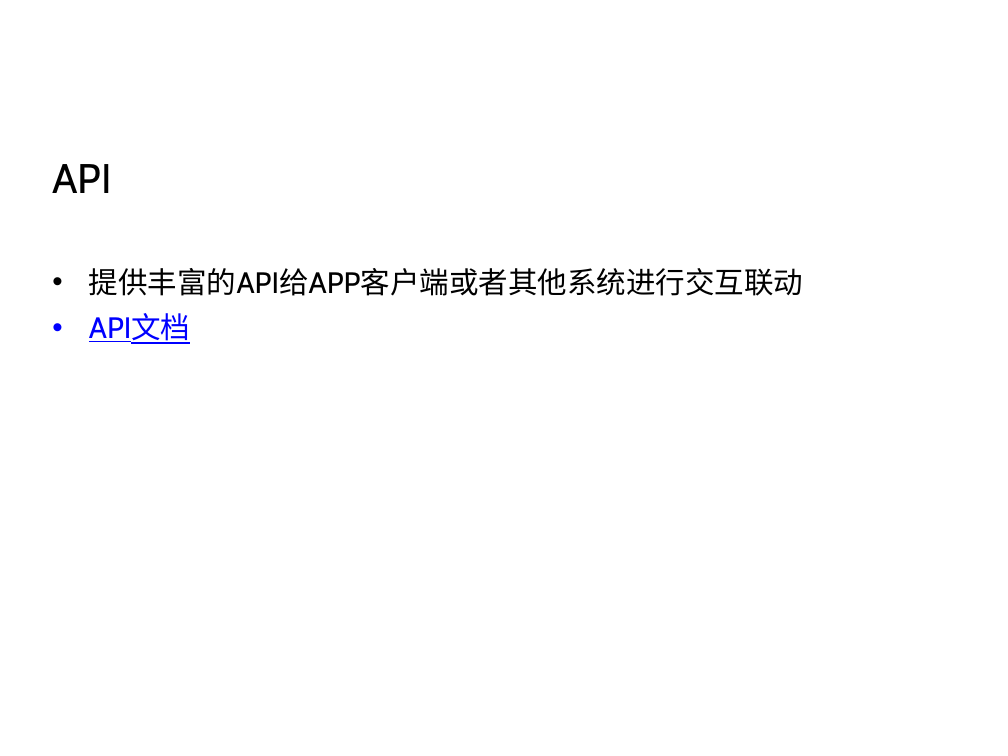
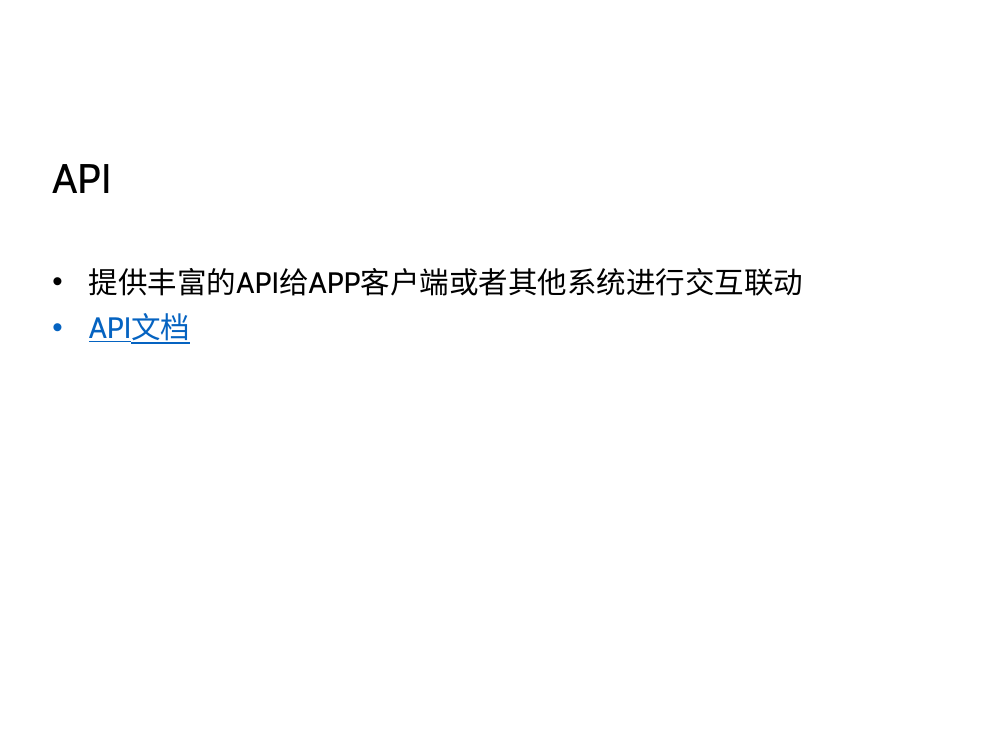
Before and after one commit to Vanessa219/b3log-index, a slide deck: slide 16 of src/main/webapp/sym/syme-intro.pptx. Drawn at 1008x756 pixels with LibreOffice and Linux fonts; fonts in the diff are those of the drawing; background and template pictures are left out. Boxes give left, top, right and bottom in pixels: in the first picture for what was removed or moved away, otherwise in the second. Text is boxed around its words. In the diff, an @@ line names an element or a change of style, - is before the commit and + after.

```diff
--- a/src/main/webapp/sym/syme-intro.pptx
+++ b/src/main/webapp/sym/syme-intro.pptx
@@ text at (x1=89, y1=313, x2=191, y2=344): text colour #0000FF to #0563C1 in "API文档" @@
```
Also in this commit, not shown: 3 other slides changed.
